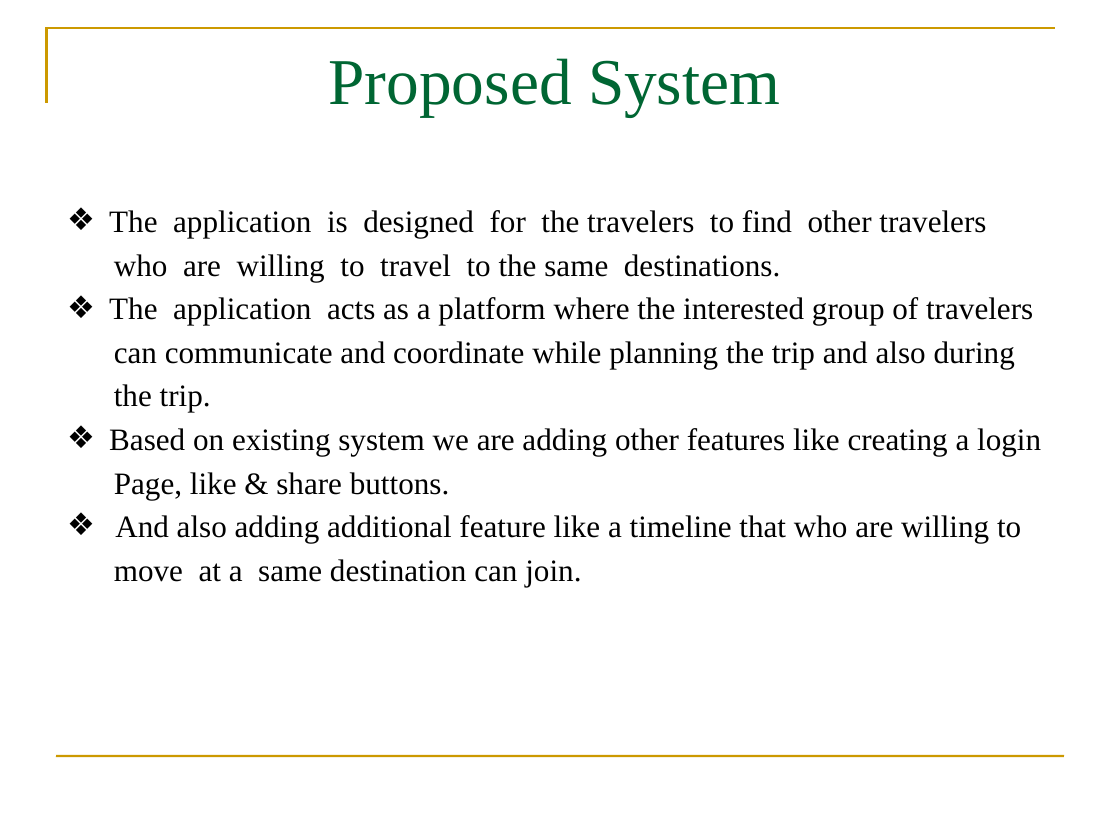
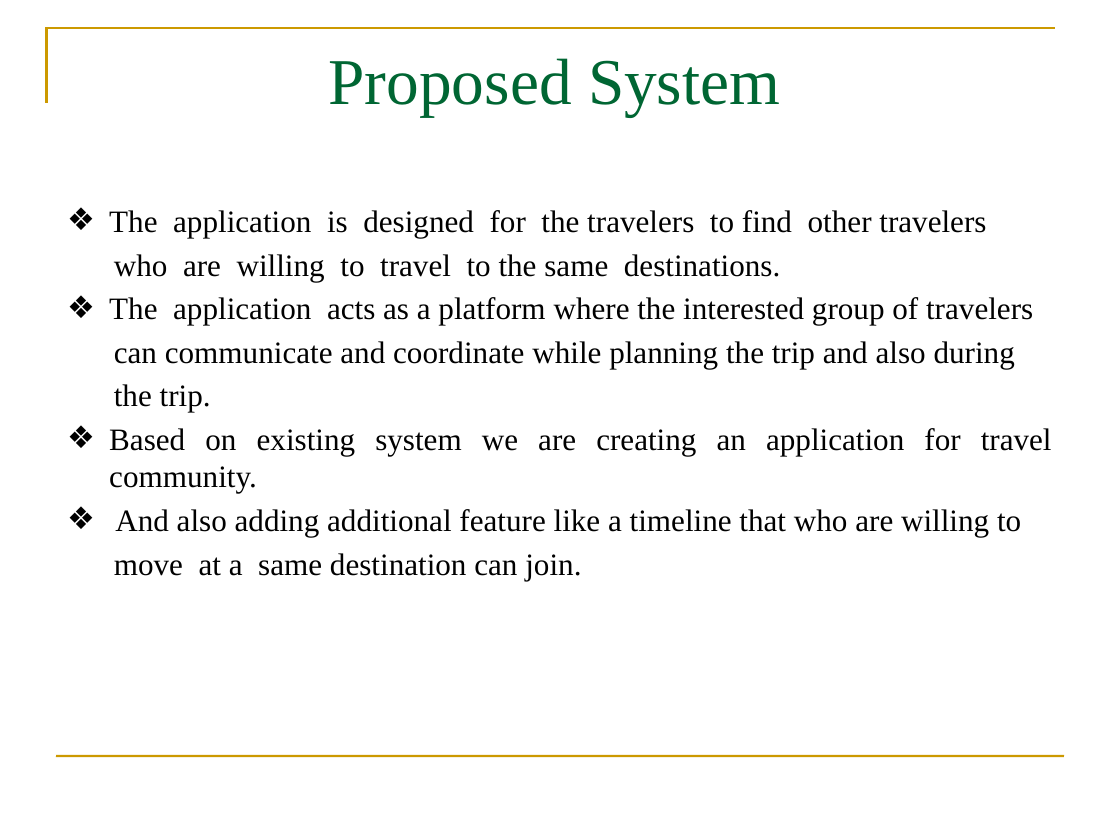
Before and after one commit to pavaniboya/TRIP-PLANNER, a slide deck: slide 5 of Project Review (1).pptx (slide 6 before the commit). Drawn at 1120x840 pixels with LibreOffice and Linux fonts; fonts in the diff are those of the drawing; background and template pictures are left out. Boxes give left, top, right and bottom in pixels: in the first picture for what was removed or moved away, otherwise in the second. Text is boxed around its words. In the diff, an @@ line names an element or a change of style, - is before the commit and + after.

```diff
--- a/Project Review (1).pptx
+++ b/Project Review (1).pptx
@@ text at bbox=[109, 428, 1052, 493]: text changed @@
-❖ Based on existing system we are adding other features like creating a login
-Page, like & share buttons.
+❖ Based on existing system we are creating an application for travel community.
```
Also in this commit, not shown: 2 other slides changed, 1 slide removed.
